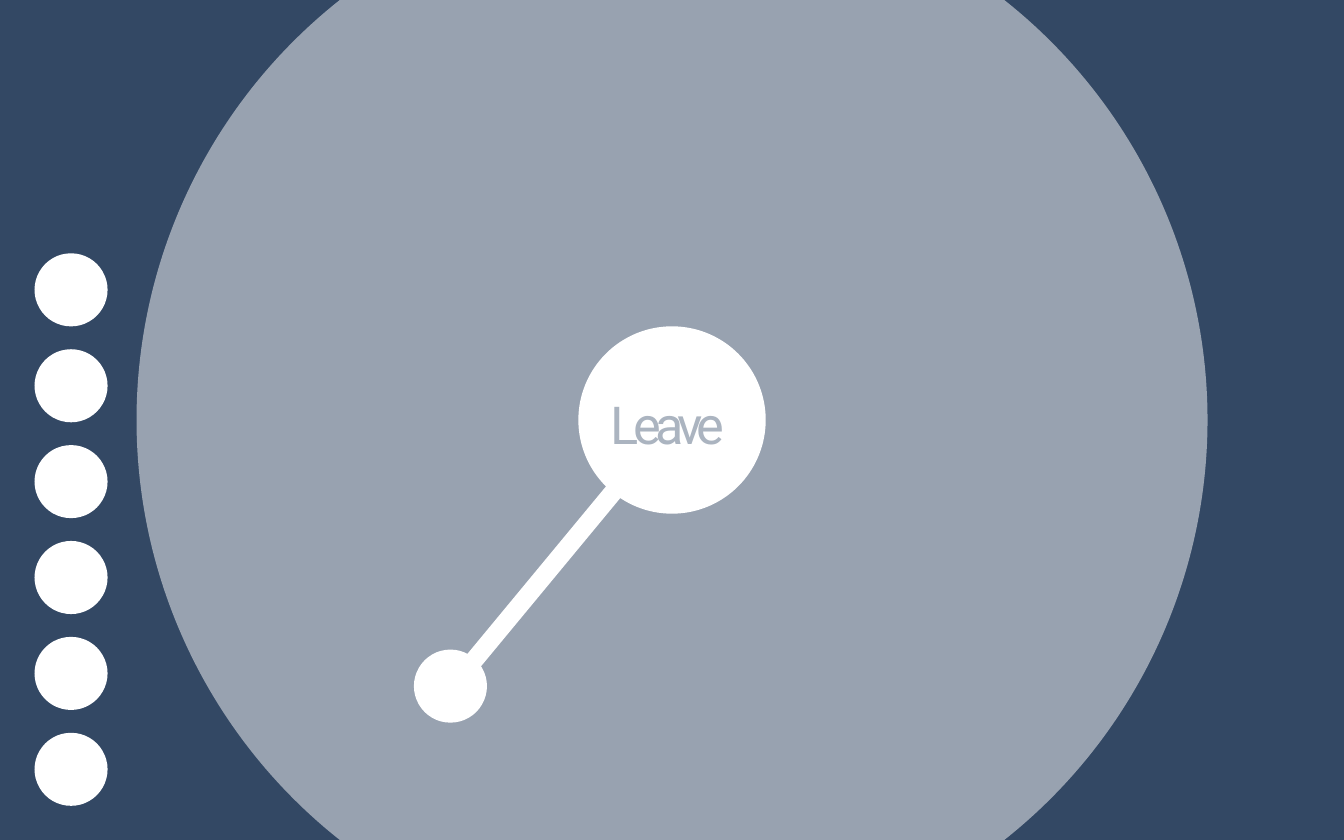
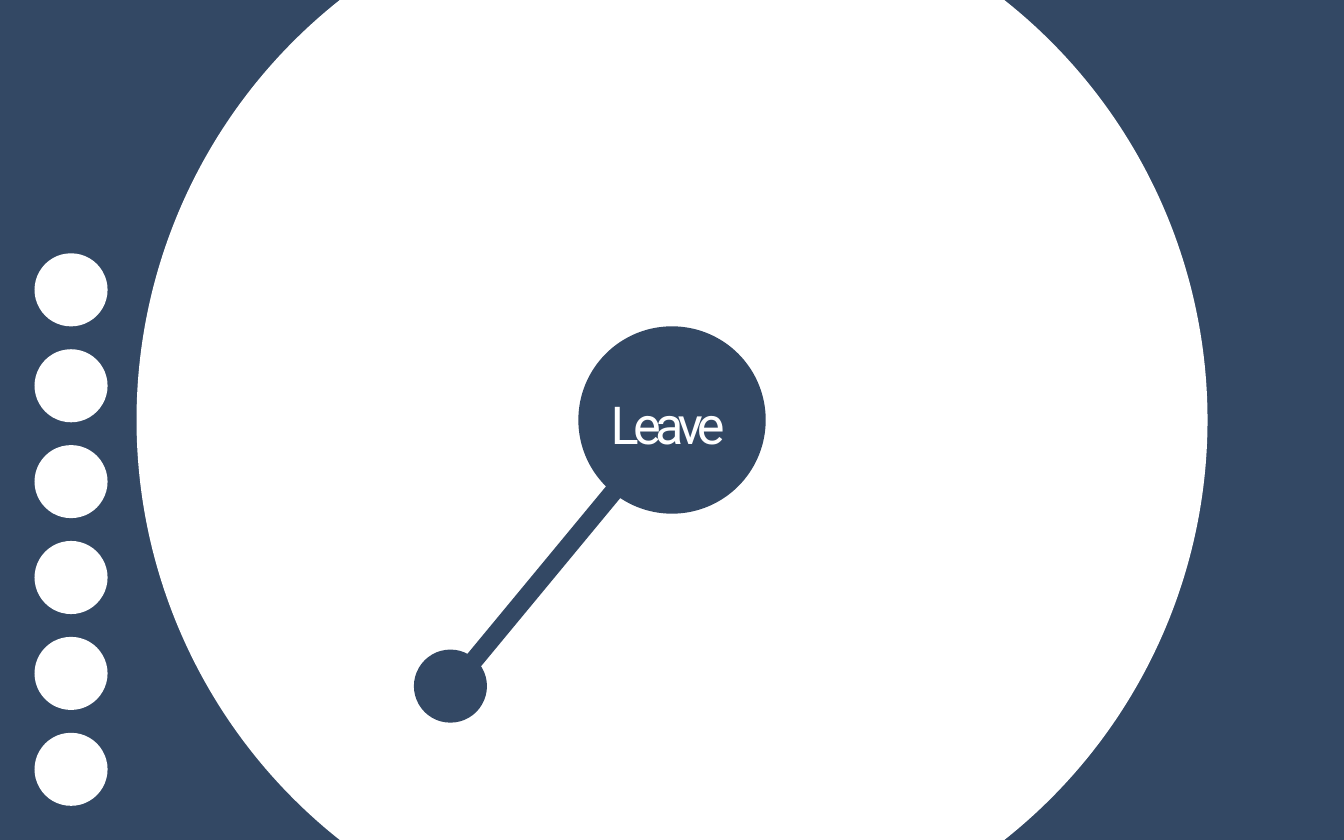
Before and after one commit to marekfoltyn/InteractiveGame, a slide deck: slide 10 of docs & design/ideas/controller_ideas.pptx. Drawn at 1344x840 pixels with LibreOffice and Linux fonts; fonts in the diff are those of the drawing. Boxes give left, top, right and bottom in pixels: in the first picture for what was removed or moved away, otherwise in the second. Text is boxed around its words. In the diff, an @@ line names an element or a change of style, - is before the commit and + after.

```diff
--- a/docs & design/ideas/controller_ideas.pptx
+++ b/docs & design/ideas/controller_ideas.pptx
@@ ellipse at [137,0,1208,840]: fill #98A2B0 to #FFFFFF @@
@@ text "Leave" at [611,407,725,445]: text colour #ABB4C0 to #FFFFFF, letter outline #FFFFFF 0.75 pt to none @@
@@ fill #FFFFFF to #334864 in 3 elements at [578,327,765,513], [450,405,687,685], [414,649,487,722] @@
```
Also in this commit, not shown: 1 other slide changed, 1 other file.
